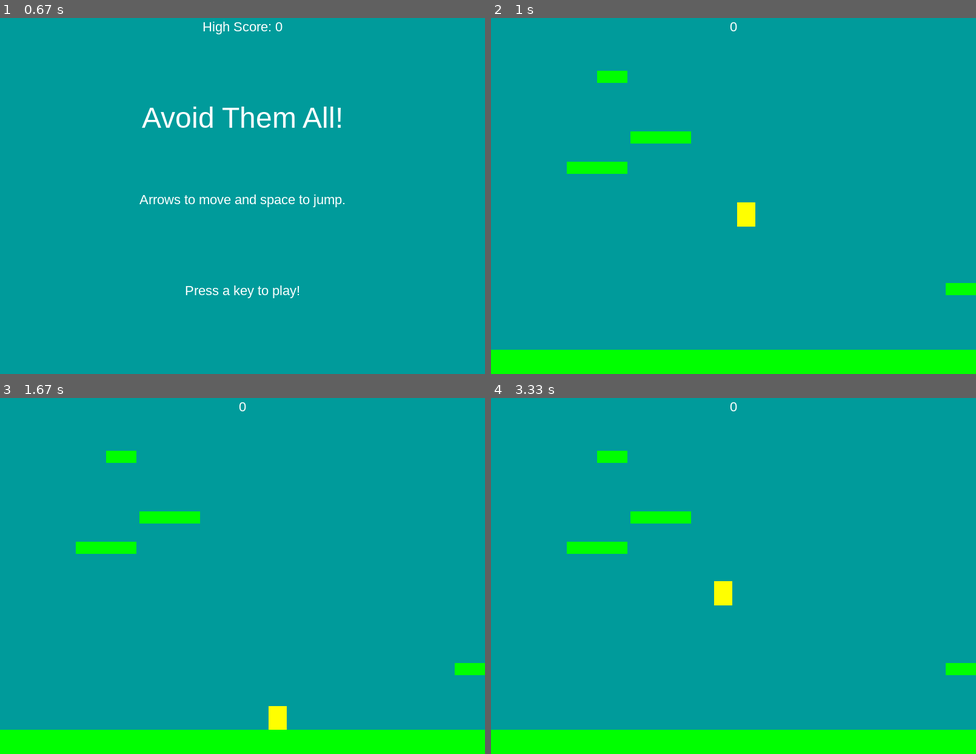
Above: before the commit, frames 1-4 (two rows, left to right).
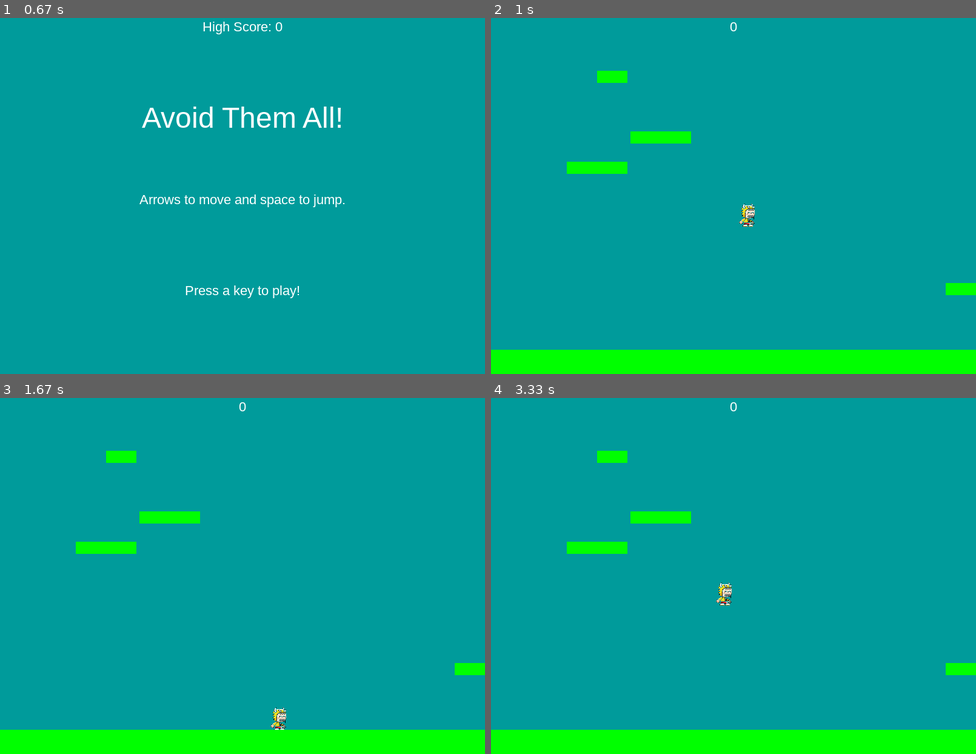
Above: after the commit, the same moments.

Repository: bpeter97/AvoidThemAll
Game: pygame game, started from Project Files/main.py
Same seed, same stepped clock (60 frames per second), same inputs: the game is played once before the commit and once after it.
Inputs:
- Up to frame 1 (0.67 s): hold Right from 0.33 s (still down)
- Up to frame 2 (1 s): release Right at 0.8 s; hold Right from 0.83 s (still down)
- Up to frame 3 (1.67 s): release Right at 1.3 s; hold Left from 1.33 s (still down)
- Up to frame 4 (3.33 s): release Left at 1.87 s; hold Left 1.9-2.3 s; hold Right 2.33-2.97 s; hold Left from 3 s (still down); tap Space at 3.07 s

Frame 1 is identical in both runs. In frame 2, 0.3% of the frame differs, in the area x 50-55%, y 51-59%; in frame 3, 0.2%; in frame 4, 0.3%.

Commit message:
You are on Episode 11 now.

Diff:
--- a/Project Files/main.py
+++ b/Project Files/main.py
@@ -20,11 +20,14 @@
 	def load_data(self):
 		# Load high score
 		self.dir = path.dirname(__file__)
+		img_dir = path.join(self.dir, 'img')
 		with open(path.join(self.dir, HS_FILE), 'w') as f:
 			try:
 				self.highscore = int(f.read())
 			except:
 				self.highscore = 0
+		# Load Images
+		self.spritesheet = Spritesheet(path.join(img_dir, SPRITESHEET))
 
 	def new(self):
 		# Restarts The Game
--- a/Project Files/settings.py
+++ b/Project Files/settings.py
@@ -5,6 +5,7 @@
 FPS = 60
 FONT_NAME = 'arial'
 HS_FILE = "highscore.txt"
+SPRITESHEET = "spritesheetimg.png"
 
 # Player Properties
 PLAYER_ACC = 0.5
--- a/Project Files/sprites.py
+++ b/Project Files/sprites.py
@@ -3,19 +3,57 @@
 from settings import *
 vec = pg.math.Vector2
 
+class Spritesheet:
+	# Utility class for loading and parsing spritesheets
+	def __init__(self, filename):
+		self.spritesheet = pg.image.load(filename).convert()
+
+	def get_image(self, x, y, width, height):
+		#grab image out of larger sheet.
+		image = pg.Surface((width, height))
+		image.blit(self.spritesheet, (0,0), (x, y, width, height))
+		#if images too small, comment out next line or readjust.
+		image = pg.transform.scale(image, (width // 2, height // 2))
+		return image
+
 class Player(pg.sprite.Sprite):
 	def __init__(self, game):
 		pg.sprite.Sprite.__init__(self)
 		self.game = game
-		self.image = pg.Surface((30, 40))
-		self.image.fill(YELLOW)
+		self.walking = False
+		self.jumping = False
+		self.current_frame = 0
+		self.last_update = 0
+		self.load_images()
+		self.image = self.standing_frames[0]
 		self.rect = self.image.get_rect()
 		self.rect.center = (WIDTH / 2, HEIGHT / 2)
 		self.pos = vec(WIDTH / 2, HEIGHT / 2)
 		self.vel = vec(0, 0)
 		self.acc = vec(0, 0)
 
+	def load_images(self):
+		self.standing_frames = [self.game.spritesheet.get_image(357, 231, 55, 79),
+								self.game.spritesheet.get_image(357, 231, 55, 79)]
+		for frame in self.standing_frames:
+			frame.set_colorkey(BLACK)
+		self.walk_frames_r = [self.game.spritesheet.get_image(133, 198, 55, 79),
+							  self.game.spritesheet.get_image(112, 278, 55, 79),
+							  self.game.spritesheet.get_image(189, 231, 55, 79),
+							  self.game.spritesheet.get_image(245, 231, 55, 79),
+							  self.game.spritesheet.get_image(301, 231, 55, 79)]
+		for frame in self.walk_frames_r:
+			frame.set_colorkey(BLACK)
+		self.walk_frames_l = []
+		for frame in self.walk_frames_r:
+			frame.set_colorkey(BLACK)
+			self.walk_frames_l.append(pg.transform.flip(frame, True, False))
+
+		self.jump_frame = self.game.spritesheet.get_image(56, 244, 55, 79)
+		self.jump_frame.set_colorkey(BLACK)
+
 	def update(self):
+		self.animate()
 		self.acc = vec(0, PLAYER_GRAV)
 		keys = pg.key.get_pressed()
 		if keys[pg.K_LEFT]:
@@ -37,6 +75,18 @@
 		# Gather final position
 		self.rect.midbottom = self.pos
 
+	def animate(self):
+
+		now = pg.time.get_ticks()
+		if not self.jumping and not self.walking:
+			if now - self.last_update > 350:
+				self.last_update = now
+				self.current_frame = (self.current_frame + 1) % len(self.standing_frames)
+				bottom = self.rect.bottom
+				self.image = self.standing_frames[self.current_frame]
+				self.rect = self.image.get_rect()
+				self.rect.bottom = bottom
+
 	def jump(self):
 		# Jump only if standing on something
 		self.rect.x += 1
